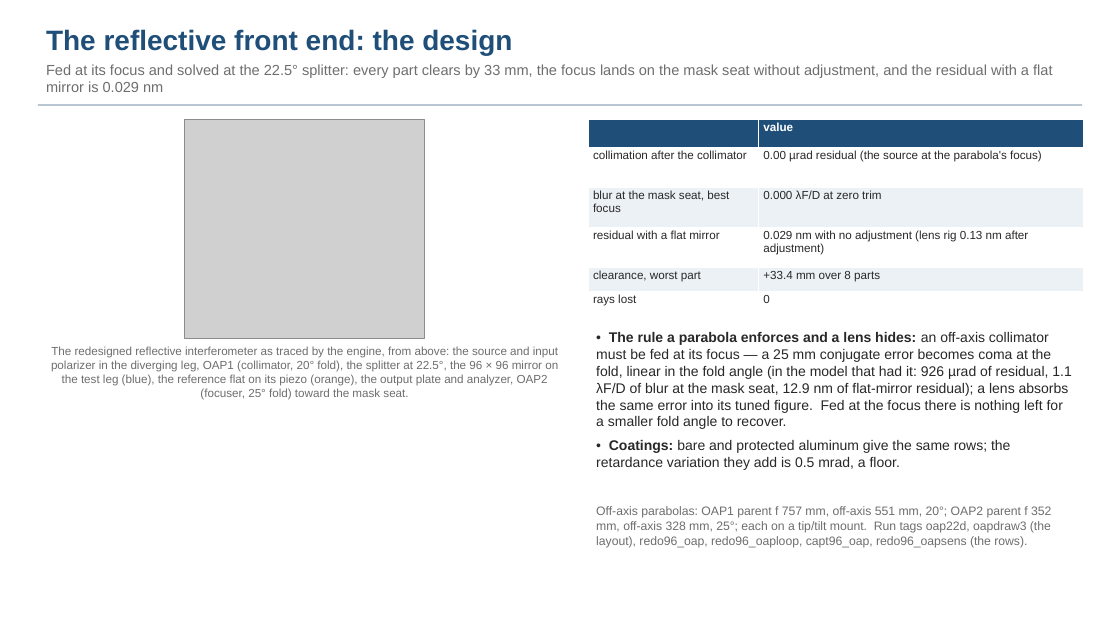
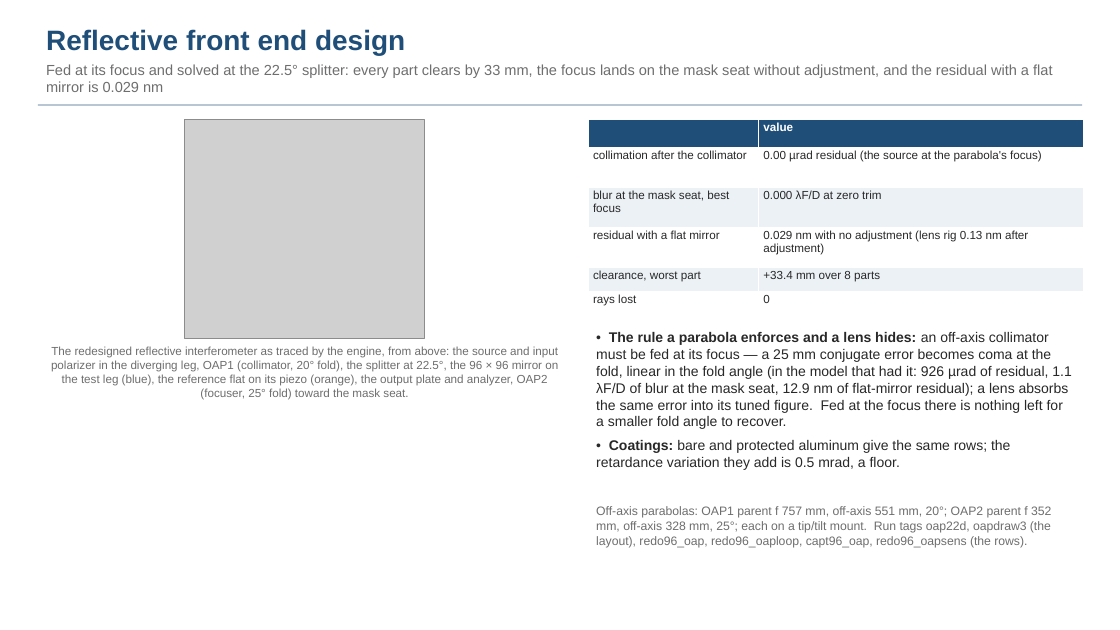
Before and after one commit to nasa-jpl/macos, a slide deck: slide 36 of demo_session/deck_gauges_short_baseline.pptx. Drawn at 1120x630 pixels with LibreOffice and Linux fonts; fonts in the diff are those of the drawing; grey boxes stand for pictures. Boxes give left, top, right and bottom in pixels: in the first picture for what was removed or moved away, otherwise in the second. Text is boxed around its words. In the diff, an @@ line names an element or a change of style, - is before the commit and + after.

```diff
--- a/demo_session/deck_gauges_short_baseline.pptx
+++ b/demo_session/deck_gauges_short_baseline.pptx
@@ text at <box>46,29,405,55</box>: text changed @@
-The reflective front end: the design
+Reflective front end design
```
Also in this commit, not shown: 6 other slides changed, 3 other files.
